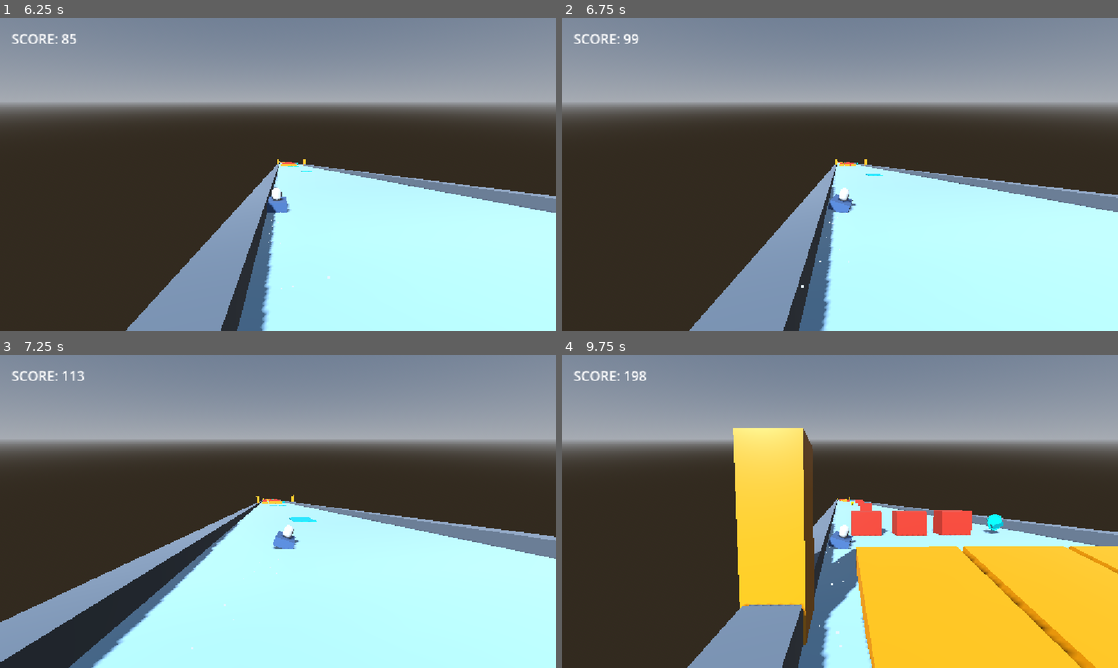
Above: before the commit, frames 1-4 (two rows, left to right).
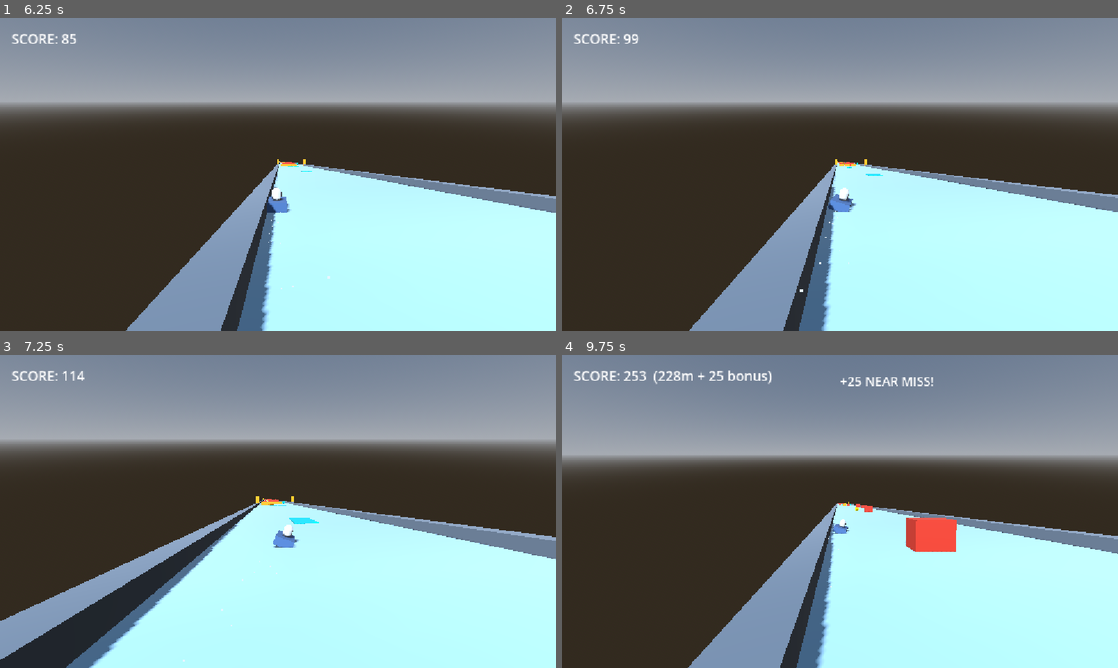
Above: after the commit, the same moments.

Repository: bravenaufala/sledg
Game: Godot game, scene res://main.tscn
Same seed, same stepped clock (60 frames per second), same inputs: the game is played once before the commit and once after it.
Inputs (mouse positions are in pixels of both pictures, inside the frame that each line leads up to):
- Up to frame 1 (6.25 s): tap Enter (ui_accept) at 0.5, 0.6, 0.77, 1.07, 2.1, 3.6, 3.77, 4.07, 5.1 s; move the mouse to (400, 158) at 0.52 s; hold D (steer_right) 0.53-1.25 s; click (400, 158) at 0.67 s; drag from (166, 190) to (250, 237) at 1.27 s; move the mouse to (333, 105) at 2.02 s; hold D (steer_right) 2.03-2.75 s; drag from (250, 237) to (111, 127) at 2.77 s; move the mouse to (444, 221) at 3.52 s; hold A (steer_left) 3.53-4.25 s; drag from (111, 127) to (194, 96) at 4.27 s; move the mouse to (305, 174) at 5.02 s; hold A (steer_left) 5.03-5.75 s; click (305, 174) at 5.17 s; drag from (194, 96) to (166, 190) at 5.77 s
- Up to frame 2 (6.75 s): move the mouse to (962, 158) at 6.52 s; hold D (steer_right) from 6.53 s (still down); tap Enter (ui_accept) at 6.6 s
- Up to frame 3 (7.25 s): keep holding D (steer_right); tap Enter (ui_accept) at 6.77, 7.07 s
- Up to frame 4 (9.75 s): release D (steer_right) at 7.25 s; drag from (728, 527) to (812, 574) at 7.27 s; move the mouse to (895, 442) at 8.02 s; hold A (steer_left) 8.03-8.75 s; tap Enter (ui_accept) at 8.1, 9.6 s; drag from (812, 574) to (673, 464) at 8.77 s; move the mouse to (1006, 558) at 9.52 s; hold D (steer_right) from 9.53 s (still down); click (1006, 558) at 9.67 s

Frame 1 is identical in both runs. In frame 2, 0.2% of the frame differs, in the area x 23-100%, y 46-100%; in frame 3, 1.1%; in frame 4, 38%, in the area x 0-100%, y 4-100%.

Commit message:
Add stackable shields and exponential boost speed

Diff:
--- a/main.gd
+++ b/main.gd
@@ -9,6 +9,7 @@
 var total_distance: float = 0.0
 var bonus_points: int = 0
 var score: int = 0
+var _last_shield_count: int = 0
 
 @onready var track_spawner: Node3D = $TrackSpawner
 @onready var player: CharacterBody3D = $Player
@@ -61,25 +62,38 @@
 
 
 func _on_player_powerup_changed(id: StringName, active: bool, remaining: float) -> void:
-	if hud:
-		hud.set_powerup_status(id, active, remaining)
-		if active:
-			hud.show_status("SHIELD READY!" if id == &"shield" else "BOOST POWER-UP!", 1.3)
-		elif id == &"shield" and run_state == RunState.RUNNING:
-			hud.show_status("SHIELD BLOCKED HIT!", 1.3)
+	if hud and player:
+		hud.set_powerup_status(
+			id,
+			active,
+			remaining,
+			player.shield_count,
+			player.shields_consumed,
+			player.boost_stacks
+		)
+		if id == &"shield":
+			if player.shield_count > _last_shield_count:
+				hud.show_status("SHIELD x%d!" % player.shield_count, 1.3)
+			elif run_state == RunState.RUNNING:
+				hud.show_status("SHIELD BLOCKED HIT!", 1.3)
+			_last_shield_count = player.shield_count
+		elif active:
+			hud.show_status("BOOST x%d!" % player.boost_stacks, 1.3)
 
 
 func _on_player_crashed() -> void:
 	run_state = RunState.GAME_OVER
 	score = int(total_distance) + bonus_points
+	var shields_used: int = int(player.get("shields_consumed")) if player else 0
 	if hud:
-		hud.show_game_over(score, int(total_distance), bonus_points)
+		hud.show_game_over(score, int(total_distance), bonus_points, shields_used)
 
 
 func start_new_run() -> void:
 	total_distance = 0.0
 	bonus_points = 0
 	score = 0
+	_last_shield_count = 0
 	run_state = RunState.RUNNING
 	if track_spawner:
 		track_spawner.reset_track()
--- a/player.gd
+++ b/player.gd
@@ -7,6 +7,8 @@
 
 @export var slope_gravity_scale: float = 2.5
 @export var max_downhill_speed: float = 28.0
+@export var safety_speed_ceiling: float = 150.0
+@export var boost_stack_base: float = 1.25
 @export var ice_friction: float = 0.12
 @export var steer_speed: float = 10.0
 @export var steer_accel: float = 14.0
@@ -30,7 +32,9 @@
 var base_fov: float = 75.0
 var target_fov_bonus: float = 0.0
 
-var has_shield: bool = false
+var shield_count: int = 0
+var shields_consumed: int = 0
+var boost_stacks: int = 0
 var speed_multiplier: float = 1.0
 var _powerup_timer: float = 0.0
 var _active_powerup_id: StringName = &""
@@ -79,6 +83,7 @@
 	if _powerup_timer > 0.0:
 		_powerup_timer = maxf(0.0, _powerup_timer - delta)
 		if _powerup_timer <= 0.0:
+			boost_stacks = 0
 			speed_multiplier = 1.0
 			if boost_timer <= 0.0:
 				target_fov_bonus = 0.0
@@ -91,23 +96,27 @@
 	if is_zero_approx(steer_input):
 		steer_input = Input.get_axis("ui_left", "ui_right")
 
-	lateral_speed = move_toward(lateral_speed, steer_input * steer_speed, steer_accel * delta)
-
-	var effective_max := max_downhill_speed * _effective_speed_mult()
+	var speed_ratio := clampf(downhill_speed / maxf(1.0, max_downhill_speed), 1.0, 3.5)
+	var current_steer_speed := steer_speed * (1.0 + (speed_ratio - 1.0) * 0.35)
+	var current_steer_accel := steer_accel * (1.0 + (speed_ratio - 1.0) * 0.45)
+	lateral_speed = move_toward(lateral_speed, steer_input * current_steer_speed, current_steer_accel * delta)
+
 	var grounded := is_on_floor() and airborne_grace_timer <= 0.0
 
 	if grounded:
 		floor_snap_length = 0.15
 		if not was_on_floor:
-			downhill_speed = clampf(maxf(downhill_speed, Vector2(velocity.y, velocity.z).length()), 0.0, effective_max)
+			downhill_speed = clampf(maxf(downhill_speed, Vector2(velocity.y, velocity.z).length()), 0.0, safety_speed_ceiling)
 		var floor_normal := get_floor_normal()
 		var slope_vec := get_gravity().slide(floor_normal)
 		var slope_dir := slope_vec.normalized()
 		if slope_dir.is_zero_approx():
 			slope_dir = Vector3.FORWARD
-		downhill_speed += slope_vec.length() * slope_gravity_scale * delta
-		downhill_speed *= maxf(0.0, 1.0 - ice_friction * delta)
-		downhill_speed = clampf(downhill_speed, 0.0, effective_max)
+		var mult := _effective_speed_mult()
+		var effective_friction := ice_friction / maxf(1.0, mult * 0.6)
+		downhill_speed += slope_vec.length() * slope_gravity_scale * mult * delta
+		downhill_speed *= maxf(0.0, 1.0 - effective_friction * delta)
+		downhill_speed = clampf(downhill_speed, 0.0, safety_speed_ceiling)
 		velocity = slope_dir * downhill_speed + Vector3.RIGHT * lateral_speed - floor_normal * 0.25
 	else:
 		velocity += get_gravity() * delta
@@ -139,6 +148,11 @@
 		cam.look_at(global_position + camera_look_ahead, Vector3.UP)
 
 
+func get_current_steer_speed() -> float:
+	var speed_ratio := clampf(downhill_speed / maxf(1.0, max_downhill_speed), 1.0, 3.5)
+	return steer_speed * (1.0 + (speed_ratio - 1.0) * 0.35)
+
+
 func _effective_speed_mult() -> float:
 	return boost_multiplier * speed_multiplier
 
@@ -149,8 +163,7 @@
 	airborne_grace_timer = 0.25
 	floor_snap_length = 0.0
 	was_on_floor = false
-	var effective_max := max_downhill_speed * _effective_speed_mult()
-	downhill_speed = minf(effective_max, downhill_speed + forward_boost)
+	downhill_speed = minf(safety_speed_ceiling, downhill_speed + forward_boost)
 	var slope_pitch := deg_to_rad(-16.0)
 	var forward_dir := Vector3(0.0, sin(slope_pitch), -cos(slope_pitch)).normalized()
 	velocity = forward_dir * downhill_speed + Vector3(lateral_speed, upward_speed, 0.0)
@@ -162,8 +175,7 @@
 	boost_timer = maxf(boost_timer, duration)
 	boost_multiplier = maxf(boost_multiplier, mult)
 	target_fov_bonus = maxf(target_fov_bonus, fov_kick)
-	var effective_max := max_downhill_speed * _effective_speed_mult()
-	downhill_speed = minf(effective_max, downhill_speed + instant_add)
+	downhill_speed = minf(safety_speed_ceiling, downhill_speed + instant_add)
 	boost_activated.emit(duration)
 
 
@@ -171,24 +183,25 @@
 	if data == null or not is_active or is_crashed:
 		return
 	if data.id == &"shield":
-		has_shield = true
-		powerup_changed.emit(&"shield", true, 0.0)
+		shield_count += 1
+		powerup_changed.emit(&"shield", shield_count > 0, float(shield_count))
 	else:
-		speed_multiplier = data.speed_multiplier
-		_powerup_timer = data.duration
+		boost_stacks += 1
+		speed_multiplier = pow(boost_stack_base, float(boost_stacks))
+		_powerup_timer = maxf(_powerup_timer, data.duration)
 		_active_powerup_id = data.id
-		var effective_max := max_downhill_speed * _effective_speed_mult()
-		downhill_speed = minf(effective_max, downhill_speed + 7.0)
-		target_fov_bonus = maxf(target_fov_bonus, 10.0)
-		powerup_changed.emit(data.id, true, data.duration)
+		downhill_speed = minf(safety_speed_ceiling, downhill_speed + 7.0 * speed_multiplier)
+		target_fov_bonus = maxf(target_fov_bonus, minf(24.0, 8.0 + 4.0 * float(boost_stacks)))
+		powerup_changed.emit(data.id, true, _powerup_timer)
 
 
 func on_obstacle_hit(obstacle: Node3D) -> void:
 	if not is_active or is_crashed:
 		return
-	if has_shield:
-		has_shield = false
-		powerup_changed.emit(&"shield", false, 0.0)
+	if shield_count > 0:
+		shield_count -= 1
+		shields_consumed += 1
+		powerup_changed.emit(&"shield", shield_count > 0, float(shield_count))
 		if obstacle and obstacle.has_method("shatter"):
 			obstacle.shatter()
 		return
@@ -220,7 +233,9 @@
 	boost_timer = 0.0
 	boost_multiplier = 1.0
 	target_fov_bonus = 0.0
-	has_shield = false
+	shield_count = 0
+	shields_consumed = 0
+	boost_stacks = 0
 	speed_multiplier = 1.0
 	_powerup_timer = 0.0
 	_active_powerup_id = &""
--- a/ui/hud.gd
+++ b/ui/hud.gd
@@ -12,8 +12,10 @@
 var _last_displayed_score: int = -1
 var _last_displayed_bonus: int = -1
 var _status_timer: float = 0.0
-var _shield_active: bool = false
+var _shield_count: int = 0
+var _shields_consumed: int = 0
 var _boost_active: bool = false
+var _boost_stacks: int = 0
 var _boost_remaining: float = 0.0
 
 
@@ -37,6 +39,7 @@
 		_boost_remaining = maxf(0.0, _boost_remaining - delta)
 		if _boost_remaining <= 0.0:
 			_boost_active = false
+			_boost_stacks = 0
 		_refresh_powerup_label()
 
 
@@ -58,18 +61,28 @@
 	_status_timer = duration
 
 
-func set_powerup_status(id: StringName, active: bool, remaining: float) -> void:
-	if id == &"shield":
-		_shield_active = active
-	elif id == &"boost":
-		_boost_active = active
+func set_powerup_status(
+	id: StringName,
+	active: bool,
+	remaining: float,
+	shield_count: int = 0,
+	shields_consumed: int = 0,
+	boost_stacks: int = 0
+) -> void:
+	_shield_count = shield_count
+	_shields_consumed = shields_consumed
+	if id == &"boost":
+		_boost_active = active and boost_stacks > 0
+		_boost_stacks = boost_stacks if active else 0
 		_boost_remaining = remaining if active else 0.0
 	_refresh_powerup_label()
 
 
 func reset_powerups() -> void:
-	_shield_active = false
+	_shield_count = 0
+	_shields_consumed = 0
 	_boost_active = false
+	_boost_stacks = 0
 	_boost_remaining = 0.0
 	_refresh_powerup_label()
 
@@ -78,16 +91,22 @@
 	if not powerup_label:
 		return
 	var parts: Array[String] = []
-	if _shield_active:
-		parts.append("SHIELD: ACTIVE")
-	if _boost_active:
-		parts.append("BOOST: %.1fs" % _boost_remaining)
+	if _shield_count > 0 or _shields_consumed > 0:
+		parts.append("SHIELDS: x%d" % _shield_count)
+		parts.append("USED: %d" % _shields_consumed)
+	if _boost_active and _boost_stacks > 0:
+		parts.append("BOOST x%d: %.1fs" % [_boost_stacks, _boost_remaining])
 	powerup_label.text = "  |  ".join(parts)
 
 
-func show_game_over(final_score: int, distance_m: int, bonus: int) -> void:
+func show_game_over(final_score: int, distance_m: int, bonus: int, shields_used: int = 0) -> void:
 	if final_score_label:
-		final_score_label.text = "Score: %d (%dm + %d bonus)" % [final_score, distance_m, bonus]
+		final_score_label.text = "Score: %d (%dm + %d bonus | Shields Used: %d)" % [
+			final_score,
+			distance_m,
+			bonus,
+			shields_used,
+		]
 	if game_over_panel:
 		game_over_panel.visible = true
 	if restart_button:
